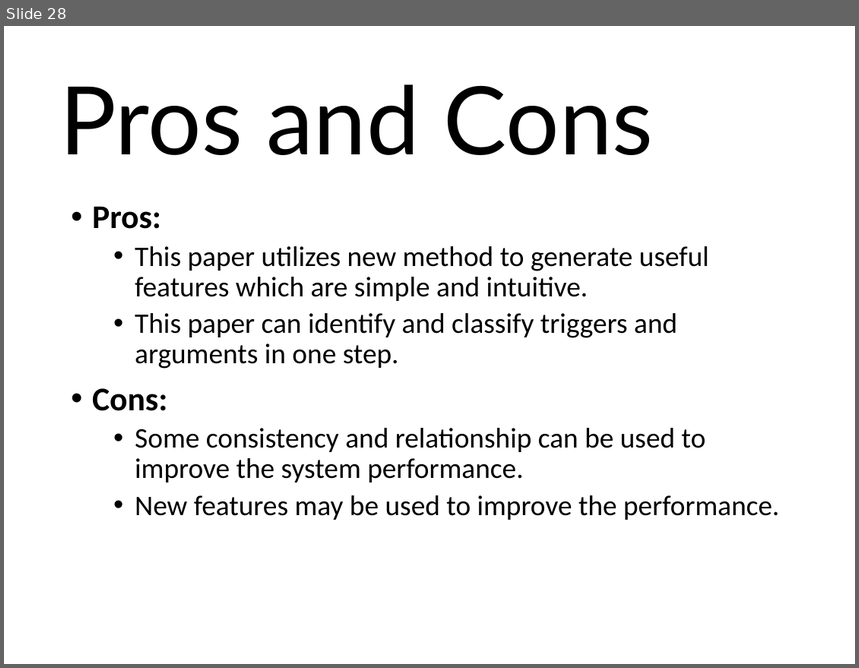
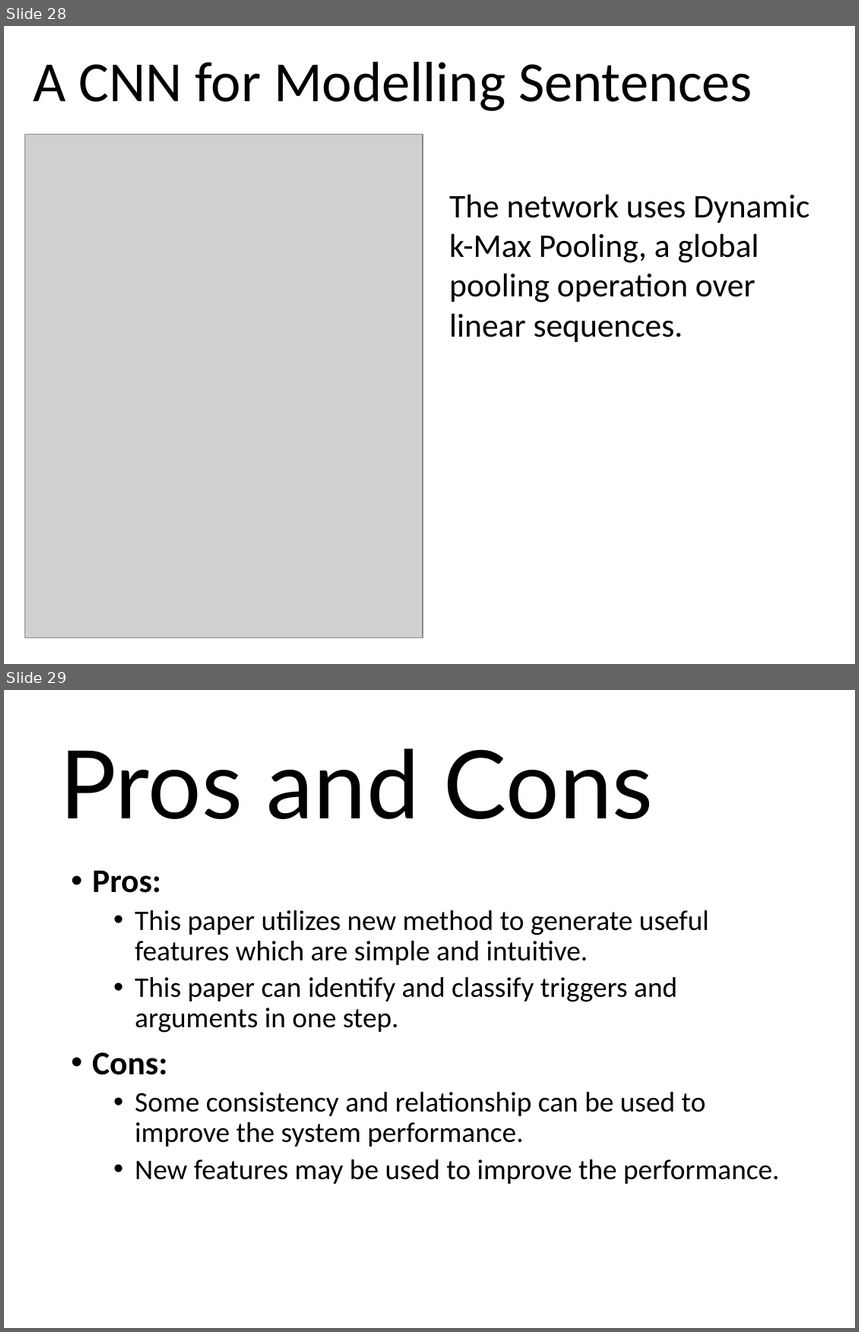
Before and after one commit to Aureliu/Doc-Share, a slide deck: Report/Event Extraction/Survey Report - mingdi - 150910.pptx. Shown one above the other, each under a label of ours: slide 28 before the commit, slides 28 and 29 after it. The pictures are 859x668 and 859x1332 pixels, drawn with LibreOffice and Linux fonts; fonts in the diff are those of the drawing; grey boxes stand for pictures. Boxes give left, top, right and bottom in pixels: in the first picture for what was removed or moved away, otherwise in the second. Text is boxed around its words. In the diff, an @@ line names an element or a change of style, - is before the commit and + after.

```diff
--- a/Report/Event Extraction/Survey Report - mingdi - 150910.pptx
+++ b/Report/Event Extraction/Survey Report - mingdi - 150910.pptx
@@ slide 28 added at <box>4,26,855,664</box>, background #FFFFFF @@
@@ title added at <box>34,62,753,111</box>, 48 pt, text #000000 @@
+A CNN for Modelling Sentences
@@ picture added at <box>25,134,423,638</box> @@
@@ text added at <box>449,194,810,342</box>, 28 pt, text #000000 @@
+The network uses Dynamic k-Max Pooling, a global pooling operation over linear sequences.
@@ what was slide 28 is now slide 29 @@
```
Also in this commit, not shown: 1 other file.
